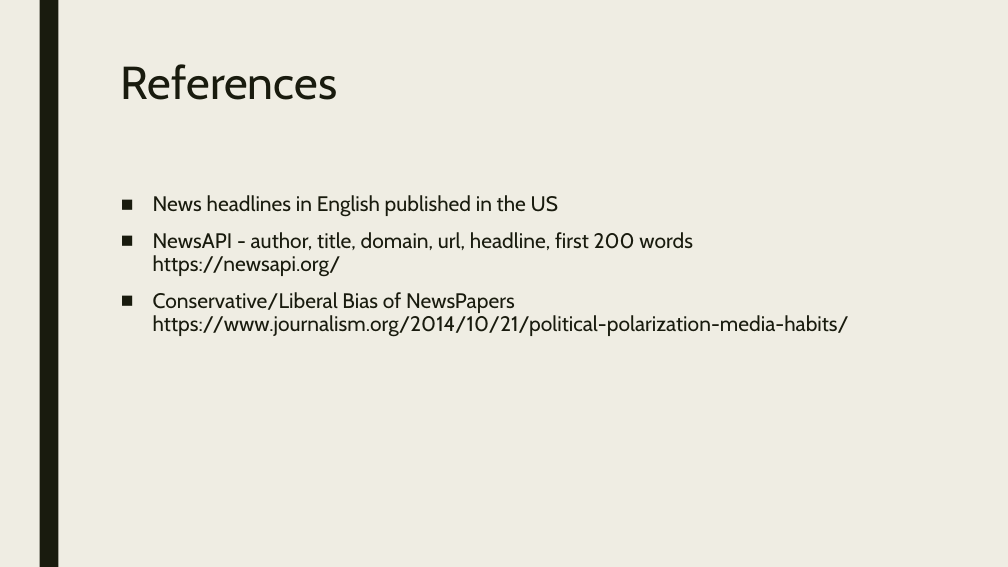
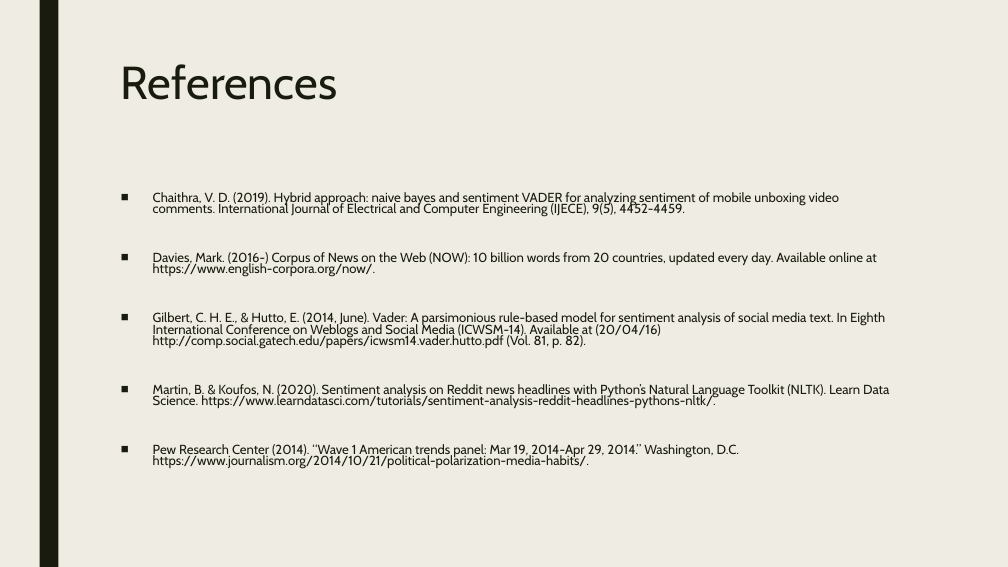
Before and after one commit to James-Ashley/sentiment_analysis, a slide deck: slide 13 of Group_project_deck.pptx. Drawn at 1008x567 pixels with LibreOffice and Linux fonts; fonts in the diff are those of the drawing. Boxes give left, top, right and bottom in pixels: in the first picture for what was removed or moved away, otherwise in the second. Text is boxed around its words. In the diff, an @@ line names an element or a change of style, - is before the commit and + after.

Commit message:
<final deck, latest revisions to reffrences>

```diff
--- a/Group_project_deck.pptx
+++ b/Group_project_deck.pptx
@@ text at <box>153,192,889,469</box>: text changed; size 20 to 12.5 pt @@
-■ News headlines in English published in the US
-■ NewsAPI - author, title, domain, url, headline, first 200 words
-  https://newsapi.org/
-■ Conservative/Liberal Bias of NewsPapers https://www.journalism.org/2014/10/21/political-polarization-media-habits/
+■ Chaithra, V. D. (2019). Hybrid approach: naive bayes and sentiment VADER for analyzing sentiment of mobile unboxing video comments. International Journal of Electrical and Computer Engineering (IJECE), 9(5), 4452-4459.
+■ Davies, Mark. (2016-) Corpus of News on the Web (NOW): 10 billion words from 20 countries, updated every day. Available online at https://www.english-corpora.org/now/.
+■ Gilbert, C. H. E., & Hutto, E. (2014, June). Vader: A parsimonious rule-based model for sentiment analysis of social media text. In Eighth International Conference on Weblogs and Social Media (ICWSM-14). Available at (20/04/16) http://comp.social.gatech.edu/papers/icwsm14.vader.hutto.pdf (Vol. 81, p. 82).
+■ Martin, B. & Koufos, N. (2020). Sentiment analysis on Reddit news headlines with Python’s Natural Language Toolkit (NLTK). Learn Data Science. https://www.learndatasci.com/tutorials/sentiment-analysis-reddit-headlines-pythons-nltk/.
+■ Pew Research Center (2014). “Wave 1 American trends panel: Mar 19, 2014-Apr 29, 2014.” Washington, D.C. https://www.journalism.org/2014/10/21/political-polarization-media-habits/.
```
